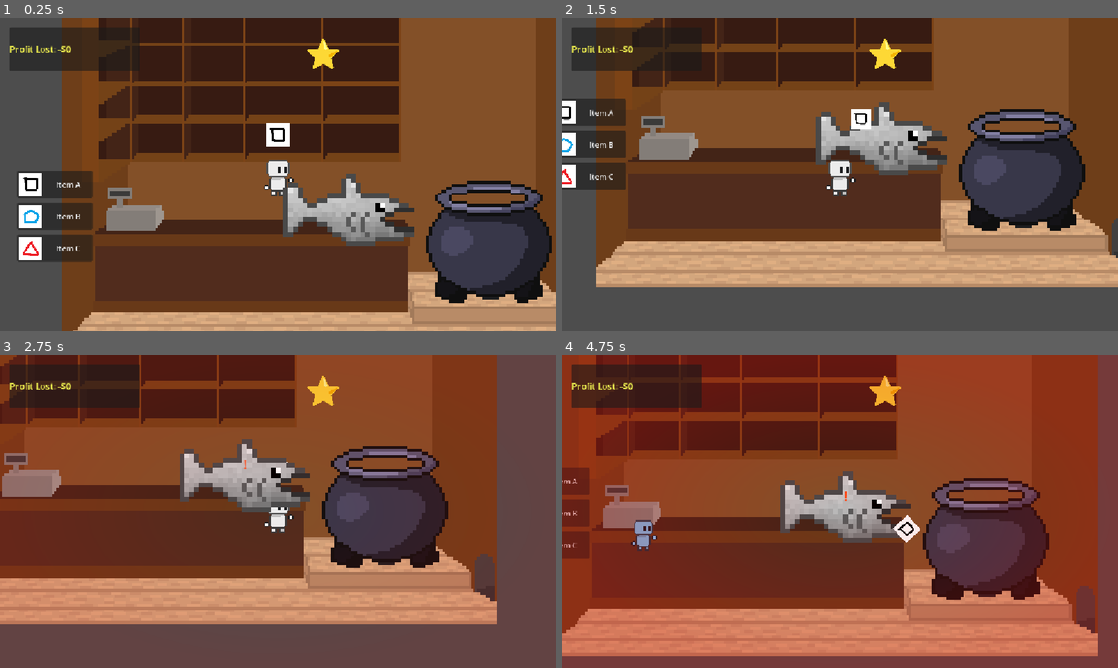
Above: before the commit, frames 1-4 (two rows, left to right).
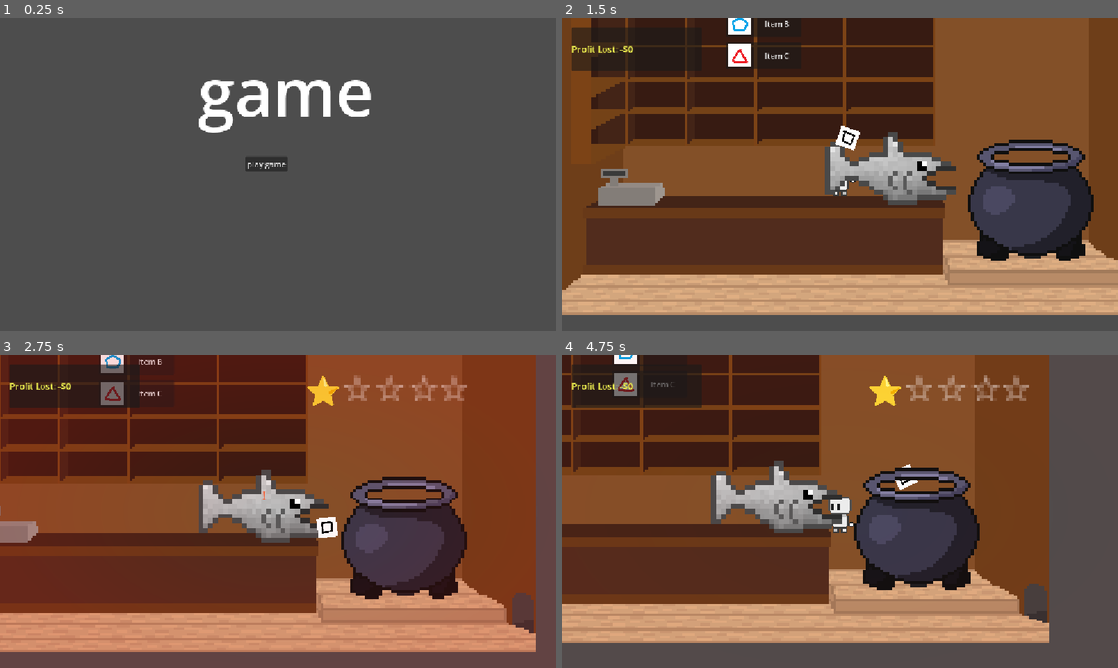
Above: after the commit, the same moments.

Repository: AntAntL/Jame-Gam-Oct2026_RAH
Game: Godot game, scene res://mainmenu.tscn
Two runs of this game, one before a commit and one after it. Both use one fixed random seed, a clock stepped at 60 frames per second and the inputs below. Before the commit the project starts from res://world.tscn. The engine's default icon, where the game draws it, is replaced by a stand-in: a white triangle on a blue panel in a dark square.
Inputs (mouse positions are in pixels of both pictures, inside the frame that each line leads up to):
- Up to frame 1 (0.25 s): no input
- Up to frame 2 (1.5 s): click (828, 165) at 0.5 s, where only the run after the commit has a clickable "play game"; tap Enter at 1.25 s; move the mouse to (962, 158) at 1.27 s; hold D (right) from 1.28 s (still down); tap F (throw) at 1.35 s; click (962, 158) at 1.42 s
- Up to frame 3 (2.75 s): tap W (jump) at 1.52, 1.82 s; release D (right) at 2 s; drag from (316, 520) to (250, 574) at 2.02 s
- Up to frame 4 (4.75 s): move the mouse to (895, 442) at 2.77 s; hold D (right) 2.78-3.5 s; hold E 2.78-3.5 s; click (895, 442) at 2.92 s; tap F (throw) at 3.05, 4.35 s; drag from (812, 574) to (778, 483) at 3.52 s; move the mouse to (1006, 558) at 4.27 s; hold A (left) from 4.28 s (still down); click (1006, 558) at 4.42 s; tap W (jump) at 4.52 s

The runs differ from the first frame. In frame 1, 88% of the frame differs, in the area x 1-100%, y 0-100%; in frame 2, 54%; in frame 3, 51%; in frame 4, 76%.

Commit message:
map changes and throwing

Diff:
--- a/game_hud.gd
+++ b/game_hud.gd
@@ -1,10 +1,9 @@
 extends CanvasLayer
 
-@onready var profit_label: Label = $TopLeft/MarginContainer/VBoxContainer/ProfitLabel
-@onready var detect_label: Label = $TopLeft/MarginContainer/VBoxContainer/DetectLabel
+@onready var profit_label: Label = $TopLeft/MarginContainer/ProfitLabel
 @onready var vignette_rect: TextureRect = $VignetteRect
 
-# Review notification elements (simplified: stars + loss)
+# Review notification elements
 @onready var review_panel: PanelContainer = $TopRight/ReviewPanel
 @onready var review_stars: Label = $TopRight/ReviewPanel/MarginContainer/VBoxContainer/StarsLabel
 @onready var review_loss: Label = $TopRight/ReviewPanel/MarginContainer/VBoxContainer/LossLabel
@@ -40,9 +39,10 @@
 	update_profit_display()
 
 	# Scale punch animation on profit label
-	var t = create_tween()
-	t.tween_property(profit_label, "scale", Vector2(1.2, 1.2), 0.1)
-	t.tween_property(profit_label, "scale", Vector2(1.0, 1.0), 0.15)
+	if profit_label:
+		var t = create_tween()
+		t.tween_property(profit_label, "scale", Vector2(1.2, 1.2), 0.1)
+		t.tween_property(profit_label, "scale", Vector2(1.0, 1.0), 0.15)
 
 func update_profit_display() -> void:
 	if profit_label:
@@ -57,11 +57,10 @@
 	var target_alpha = normalized * 0.75
 	if is_active and score > 0.1:
 		target_alpha += 0.25 * abs(sin(Time.get_ticks_msec() / 120.0))
-	vignette_rect.modulate.a = move_toward(vignette_rect.modulate.a, target_alpha, 0.06)
+	if vignette_rect:
+		vignette_rect.modulate.a = move_toward(vignette_rect.modulate.a, target_alpha, 0.06)
 
 func update_detect_display(score: float) -> void:
-	if !detect_label:
-		return
 	var star_count = int(ceil(score)) # 0 to 5
 	var stars_text = ""
 	for i in range(5):
@@ -70,7 +69,7 @@
 		else:
 			stars_text += "☆"
 
-	# Update Player's NoticeBar if present
+	# Update Player's NoticeBar
 	var player = get_tree().get_first_node_in_group("player")
 	if player and player.has_node("NoticeBar"):
 		var p_bar = player.get_node("NoticeBar")
--- a/game_hud.tscn
+++ b/game_hud.tscn
@@ -71,6 +71,11 @@
 layout_mode = 2
 theme_override_constants/separation = 4
 
+[node name="Label" type="Label" parent="TopRight/ReviewPanel/MarginContainer/VBoxContainer" unique_id=129273106]
+layout_mode = 2
+text = "review"
+horizontal_alignment = 1
+
 [node name="StarsLabel" type="Label" parent="TopRight/ReviewPanel/MarginContainer/VBoxContainer" unique_id=1261316644]
 layout_mode = 2
 theme_override_font_sizes/font_size = 20
--- /dev/null
+++ b/mainmenu.tscn
@@ -0,0 +1,31 @@
+[gd_scene format=3 uid="uid://bk5veg4ru1mah"]
+
+[ext_resource type="Script" uid="uid://mcnf7eu76vh8" path="res://mainmenubutton.gd" id="1_cmhrf"]
+
+[node name="Control" type="Control" unique_id=905747437]
+layout_mode = 3
+anchors_preset = 15
+anchor_right = 1.0
+anchor_bottom = 1.0
+grow_horizontal = 2
+grow_vertical = 2
+
+[node name="Label" type="Label" parent="." unique_id=1675082349]
+layout_mode = 0
+offset_left = 410.0
+offset_top = 57.0
+offset_right = 775.0
+offset_bottom = 245.0
+theme_override_font_sizes/font_size = 137
+text = "game"
+
+[node name="Button" type="Button" parent="." unique_id=1936500792]
+layout_mode = 0
+offset_left = 508.0
+offset_top = 287.0
+offset_right = 596.0
+offset_bottom = 318.0
+text = "play game"
+script = ExtResource("1_cmhrf")
+
+[connection signal="button_down" from="Button" to="Button" method="_on_button_down"]
--- /dev/null
+++ b/mainmenubutton.gd
@@ -0,0 +1,16 @@
+extends Button
+
+
+
+# Called when the node enters the scene tree for the first time.
+func _ready() -> void:
+	pass # Replace with function body.
+
+
+# Called every frame. 'delta' is the elapsed time since the previous frame.
+func _process(delta: float) -> void:
+	pass
+
+
+func _on_button_down() -> void:
+	get_tree().change_scene_to_file("res://world.tscn")
--- /dev/null
+++ b/map.tscn
@@ -0,0 +1,11 @@
+[gd_scene format=3 uid="uid://dfhh0wfxyfc2m"]
+
+[ext_resource type="Texture2D" uid="uid://c6sg3edaq73pv" path="res://Objects/Sprites/World/Background-Deco/Potionshopv1.png" id="1_c7s6e"]
+
+[node name="StaticBody2D" type="StaticBody2D" unique_id=319056030]
+
+[node name="CollisionPolygon2D" type="CollisionPolygon2D" parent="." unique_id=759475686]
+polygon = PackedVector2Array(-103, 5, -91, 5, -92, 11, -79, 11, -77, 14, -78, 17, 34, 16, 36, 21, 35, 24, 35, 47, -111, 47, -109, 20, -105, 20, -103, 12)
+
+[node name="Sprite2D" type="Sprite2D" parent="." unique_id=1375958977]
+texture = ExtResource("1_c7s6e")
--- a/player_movement.gd
+++ b/player_movement.gd
@@ -3,14 +3,67 @@
 const SPEED = 300.0
 const JUMP_VELOCITY = -400.0
 
+const MIN_POWER: float = 320.0
+const MAX_POWER: float = 980.0
+const MAX_CHARGE_TIME: float = 1.0
+
 @onready var THROWABLE = preload("res://item.tscn")
 @onready var item_holding: Sprite2D = $ItemHolding
+@onready var sprite: Sprite2D = $Sprite2D
+@onready var camera: Camera2D = $Camera2D
 
 var held_item_name: String = ""
 var held_item_texture: Texture2D = null
 
+# Arc throwing state
+var is_charging: bool = false
+var charge_time: float = 0.0
+var charging_with_mouse: bool = false
+var charging_with_action: bool = false
+
+var trajectory_line: Line2D
+var power_bar: ProgressBar
+var power_bar_fill: StyleBoxFlat
+
 func _ready() -> void:
 	add_to_group("player")
+
+	# Setup Trajectory Line
+	trajectory_line = Line2D.new()
+	trajectory_line.name = "TrajectoryLine"
+	trajectory_line.width = 3.5
+	trajectory_line.default_color = Color(1.0, 0.85, 0.25, 0.85)
+	trajectory_line.begin_cap_mode = Line2D.LINE_CAP_ROUND
+	trajectory_line.end_cap_mode = Line2D.LINE_CAP_ROUND
+	trajectory_line.joint_mode = Line2D.LINE_JOINT_ROUND
+
+	var line_grad = Gradient.new()
+	line_grad.set_color(0, Color(1.0, 0.9, 0.3, 0.9))
+	line_grad.set_color(1, Color(1.0, 0.4, 0.1, 0.25))
+	trajectory_line.gradient = line_grad
+	trajectory_line.visible = false
+	add_child(trajectory_line)
+
+	# Setup Power Bar
+	power_bar = ProgressBar.new()
+	power_bar.name = "PowerBar"
+	power_bar.size = Vector2(54, 8)
+	power_bar.position = Vector2(-27, -112)
+	power_bar.show_percentage = false
+	power_bar.visible = false
+
+	var bg_style = StyleBoxFlat.new()
+	bg_style.bg_color = Color(0.1, 0.1, 0.1, 0.8)
+	bg_style.set_corner_radius_all(3)
+
+	power_bar_fill = StyleBoxFlat.new()
+	power_bar_fill.bg_color = Color(0.2, 0.9, 0.3, 0.9)
+	power_bar_fill.set_corner_radius_all(3)
+
+	power_bar.add_theme_stylebox_override("background", bg_style)
+	power_bar.add_theme_stylebox_override("fill", power_bar_fill)
+	add_child(power_bar)
+
 	# Start with item if already set in the editor, or hide if none
 	if item_holding and item_holding.texture:
 		held_item_name = "itema"
@@ -42,6 +95,46 @@
 		item_holding.texture = null
 		item_holding.visible = false
 	remove_from_group("item")
+	cancel_charging()
+
+func _unhandled_input(event: InputEvent) -> void:
+	if held_item_texture == null:
+		return
+
+	# Support Right Mouse Button hold & release
+	if event is InputEventMouseButton and event.button_index == MOUSE_BUTTON_RIGHT:
+		if event.pressed and not is_charging:
+			start_charging(true, false)
+		elif not event.pressed and is_charging and charging_with_mouse:
+			finish_charging_and_throw()
+
+func start_charging(with_mouse: bool, with_action: bool) -> void:
+	is_charging = true
+	charge_time = 0.0
+	charging_with_mouse = with_mouse
+	charging_with_action = with_action
+	if trajectory_line:
+		trajectory_line.visible = true
+	if power_bar:
+		power_bar.visible = true
+		power_bar.value = 0.0
+
+func cancel_charging() -> void:
+	is_charging = false
+	charging_with_mouse = false
+	charging_with_action = false
+	charge_time = 0.0
+	if trajectory_line:
+		trajectory_line.visible = false
+	if power_bar:
+		power_bar.visible = false
+
+func finish_charging_and_throw() -> void:
+	if not is_charging:
+		return
+	var ratio = clamp(charge_time / MAX_CHARGE_TIME, 0.08, 1.0)
+	cancel_charging()
+	launch_item(ratio)
 
 func _physics_process(delta: float) -> void:
 	# Add the gravity.
@@ -54,31 +147,96 @@
 
 	# Get the input direction and handle the movement/deceleration.
 	var direction := Input.get_axis("left", "right")
+	var move_speed = SPEED * 0.6 if is_charging else SPEED
 	if direction:
-		velocity.x = direction * SPEED
+		velocity.x = direction * move_speed
+		if not is_charging and sprite:
+			sprite.flip_h = (direction < 0)
 	else:
-		velocity.x = move_toward(velocity.x, 0, SPEED)
+		velocity.x = move_toward(velocity.x, 0, move_speed)
 
 	move_and_slide()
 
-	if Input.is_action_just_pressed("throw"):
-		throw_item()
-
-func throw_item() -> void:
-	# Only throw if currently holding an item
+	# Handle keyboard throw action
+	if held_item_texture != null:
+		if Input.is_action_just_pressed("throw") and not is_charging:
+			start_charging(false, true)
+		elif Input.is_action_just_released("throw") and is_charging and charging_with_action:
+			finish_charging_and_throw()
+
+	# Process charging & update visual arc
+	if is_charging:
+		charge_time = min(charge_time + delta, MAX_CHARGE_TIME)
+		var ratio = clamp(charge_time / MAX_CHARGE_TIME, 0.08, 1.0)
+
+		# Face towards mouse while aiming
+		var mouse_pos = get_global_mouse_position()
+		if sprite:
+			sprite.flip_h = (mouse_pos.x < global_position.x)
+
+		update_trajectory_arc(ratio)
+		update_power_bar(ratio)
+
+func update_power_bar(ratio: float) -> void:
+	if not power_bar:
+		return
+	power_bar.value = ratio * 100.0
+	if power_bar_fill:
+		if ratio < 0.5:
+			power_bar_fill.bg_color = lerp(Color(0.2, 0.9, 0.3), Color(0.95, 0.85, 0.2), ratio * 2.0)
+		else:
+			power_bar_fill.bg_color = lerp(Color(0.95, 0.85, 0.2), Color(1.0, 0.2, 0.1), (ratio - 0.5) * 2.0)
+
+	# too lazy ima just put camera zoom here too
+	camera.zoom = Vector2(1.0 + (ratio / 10), 1.0 + (ratio / 10))
+
+func update_trajectory_arc(ratio: float) -> void:
+	if not trajectory_line:
+		return
+
+	var throw_origin = global_position + Vector2(0, -70)
+	var mouse_pos = get_global_mouse_position()
+	var aim_dir = (mouse_pos - throw_origin).normalized()
+	var speed = lerp(MIN_POWER, MAX_POWER, ratio)
+	var launch_vel = aim_dir * speed
+	var grav = get_gravity()
+
+	var points: PackedVector2Array = []
+	var local_start = Vector2(0, -70)
+	points.append(local_start)
+
+	var step: float = 0.035
+	for i in range(1, 30):
+		var t = i * step
+		var pt = local_start + launch_vel * t + 0.5 * grav * (t * t)
+		points.append(pt)
+		# Cut off if it hits the floor relative to player
+		if pt.y > 48.0:
+			break
+
+	trajectory_line.points = points
+
+func launch_item(power_ratio: float) -> void:
 	if held_item_texture == null:
 		return
 
+	camera.zoom = Vector2(1, 1)
+
 	var item_instance = THROWABLE.instantiate()
-
-	# Determine facing direction
-	var throw_direction = 1.0 if velocity.x >= 0 else -1.0
-	var speed = 500.0
-	var upward_arc = -200.0
+	var throw_origin = global_position + Vector2(0, -70)
+	var mouse_pos = get_global_mouse_position()
+	var aim_dir = (mouse_pos - throw_origin).normalized()
+
+	var speed = lerp(MIN_POWER, MAX_POWER, power_ratio)
+	var launch_velocity = aim_dir * speed
 
 	get_parent().add_child(item_instance)
-	item_instance.global_position = global_position + Vector2(throw_direction * 20, -100)
-	item_instance.linear_velocity = Vector2(throw_direction * speed, upward_arc)
+	item_instance.global_position = throw_origin
+	item_instance.linear_velocity = launch_velocity
+
+	# Spin object while throwing
+	var spin_dir = 1.0 if launch_velocity.x >= 0 else -1.0
+	item_instance.angular_velocity = spin_dir * randf_range(4.0, 10.0)
 
 	if item_instance.has_method("set_item"):
 		item_instance.set_item(held_item_name, held_item_texture)
--- a/project.godot
+++ b/project.godot
@@ -11,7 +11,7 @@
 [application]
 
 config/name="Jame_Gam_Oct2026_RAH"
-run/main_scene="uid://d25sd2ew7yt63"
+run/main_scene="uid://bk5veg4ru1mah"
 config/features=PackedStringArray("4.7", "GL Compatibility")
 config/icon="res://icon.svg"
 
--- a/world.tscn
+++ b/world.tscn
@@ -4,8 +4,8 @@
 [ext_resource type="PackedScene" uid="uid://rndk1r11mn5h" path="res://cauldron.tscn" id="2_fj7yv"]
 [ext_resource type="PackedScene" uid="uid://b6us20fif82hq" path="res://shelf.tscn" id="3_shelf"]
 [ext_resource type="PackedScene" uid="uid://ujbbpqxivfeb" path="res://witch.tscn" id="4_aqk2v"]
-[ext_resource type="Texture2D" uid="uid://c6sg3edaq73pv" path="res://Objects/Sprites/World/Background-Deco/Potionshopv1.png" id="5_036b0"]
-[ext_resource type="PackedScene" path="res://game_hud.tscn" id="6_hud"]
+[ext_resource type="PackedScene" uid="uid://do4r5yxjuene1" path="res://game_hud.tscn" id="6_hud"]
+[ext_resource type="PackedScene" uid="uid://dfhh0wfxyfc2m" path="res://map.tscn" id="7_pkg7o"]
 [ext_resource type="Script" uid="uid://b0b13m006rpss" path="res://customer_spawner.gd" id="7_spawner"]
 
 [sub_resource type="WorldBoundaryShape2D" id="WorldBoundaryShape2D_r300x"]
@@ -19,6 +19,7 @@
 position = Vector2(96, 538)
 
 [node name="CollisionShape2D" type="CollisionShape2D" parent="StaticBody2D" unique_id=128889590]
+position = Vector2(0, 97)
 shape = SubResource("WorldBoundaryShape2D_r300x")
 
 [node name="Cauldron" parent="." unique_id=922759971 instance=ExtResource("2_fj7yv")]
@@ -26,22 +27,21 @@
 scale = Vector2(2, 2)
 
 [node name="Shelf" parent="." unique_id=1933029903 instance=ExtResource("3_shelf")]
-offset_left = -64.0
-offset_top = 324.0
-offset_right = 116.0
-offset_bottom = 624.0
+offset_left = 281.0
+offset_top = 11.0
+offset_right = 461.0
+offset_bottom = 311.0
 
 [node name="Witch" parent="." unique_id=2099214223 instance=ExtResource("4_aqk2v")]
 position = Vector2(639, 432)
-
-[node name="Potionshopv1" type="Sprite2D" parent="." unique_id=1240124002]
-z_index = -1
-position = Vector2(599.00006, 341)
-scale = Vector2(4.496, 6)
-texture = ExtResource("5_036b0")
 
 [node name="CustomerSpawner" type="Node2D" parent="." unique_id=1086228455]
 position = Vector2(-20, 470)
 script = ExtResource("7_spawner")
 
 [node name="GameHUD" parent="." unique_id=1901929353 instance=ExtResource("6_hud")]
+
+[node name="StaticBody2D2" parent="." unique_id=319056030 instance=ExtResource("7_pkg7o")]
+z_index = -2
+position = Vector2(562, 391)
+scale = Vector2(5.135, 5.135)
Not shown, added: mainmenubutton.gd.uid
